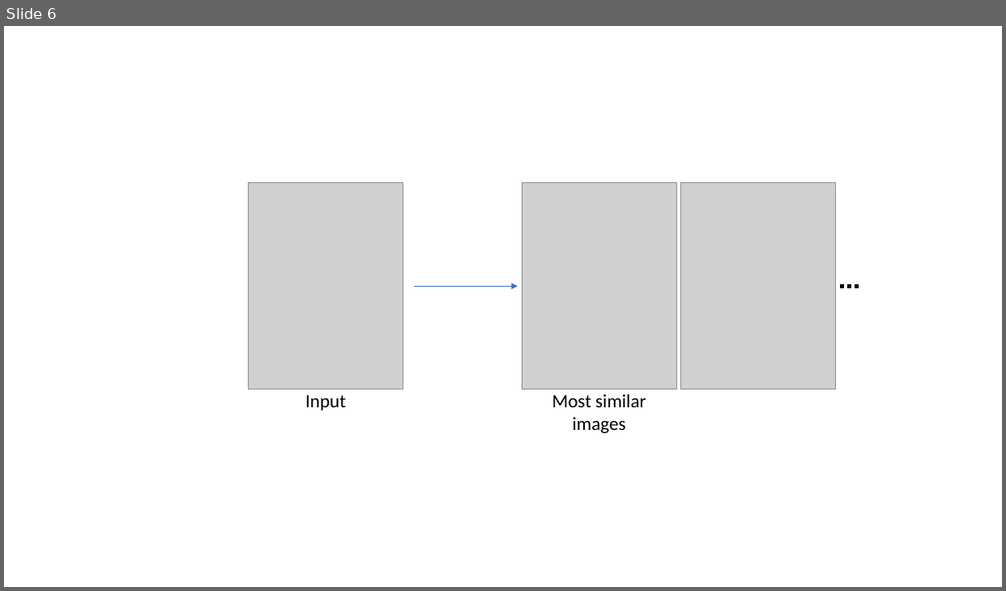
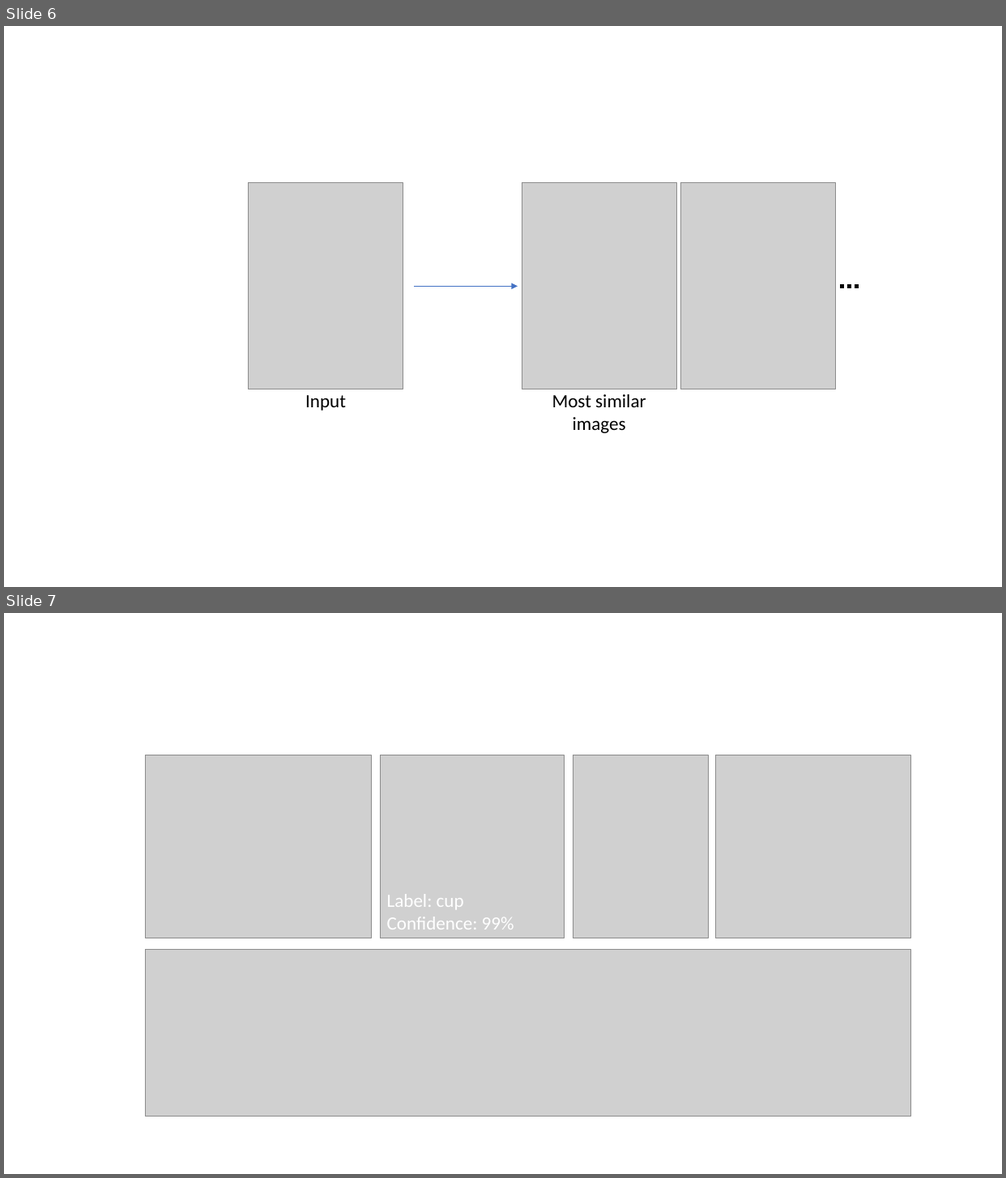
Before and after one commit to microsoft/computervision-recipes, a slide deck: scenarios/media/figures.pptx. Shown one above the other, each under a label of ours: slide 6 before the commit, slides 6 and 7 after it. The pictures are 1006x591 and 1006x1178 pixels, drawn with LibreOffice and Linux fonts; fonts in the diff are those of the drawing; grey boxes stand for pictures. Boxes give left, top, right and bottom in pixels: in the first picture for what was removed or moved away, otherwise in the second. Text is boxed around its words. In the diff, an @@ line names an element or a change of style, - is before the commit and + after.

```diff
--- a/scenarios/media/figures.pptx
+++ b/scenarios/media/figures.pptx
@@ slide 7 added at [4, 613, 1002, 1174], background #FFFFFF @@
@@ picture added at [146, 755, 372, 938] @@
@@ picture added at [381, 755, 564, 938] @@
@@ picture added at [573, 755, 709, 938] @@
@@ picture added at [716, 755, 911, 938] @@
@@ text added at [387, 894, 514, 930], 18 pt, text #FFFFFF @@
+Label: cup
+Confidence: 99%
@@ picture added at [146, 949, 911, 1117] @@
```
Also in this commit, not shown: 3 slides removed, 1 other file.
